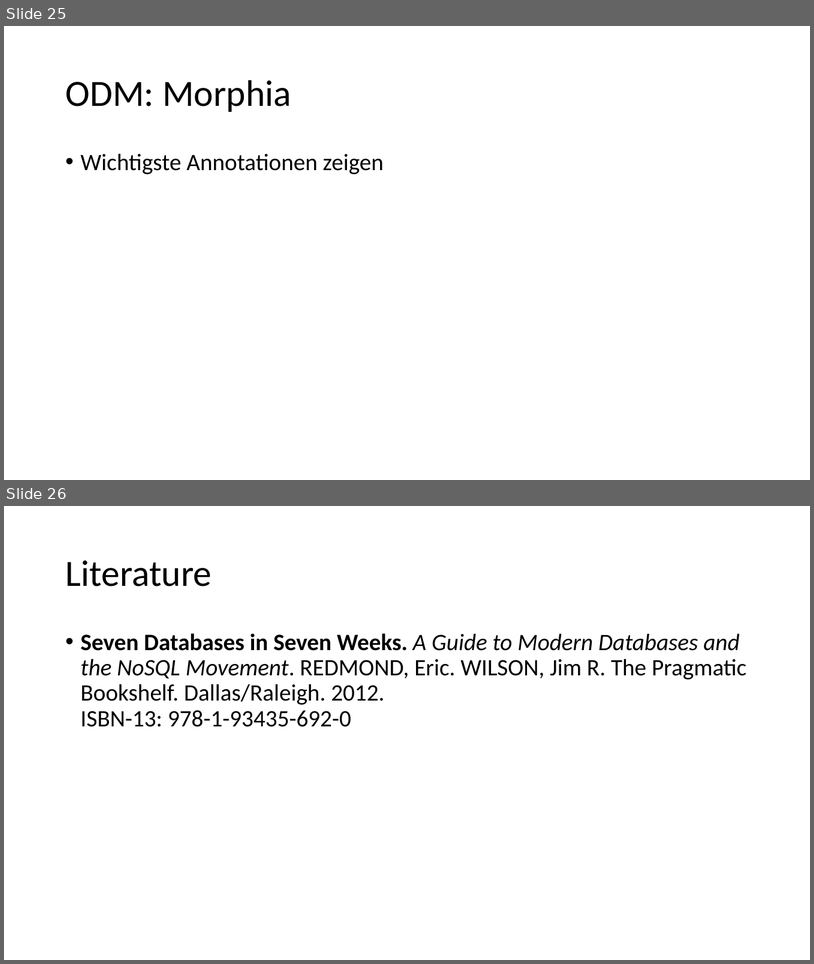
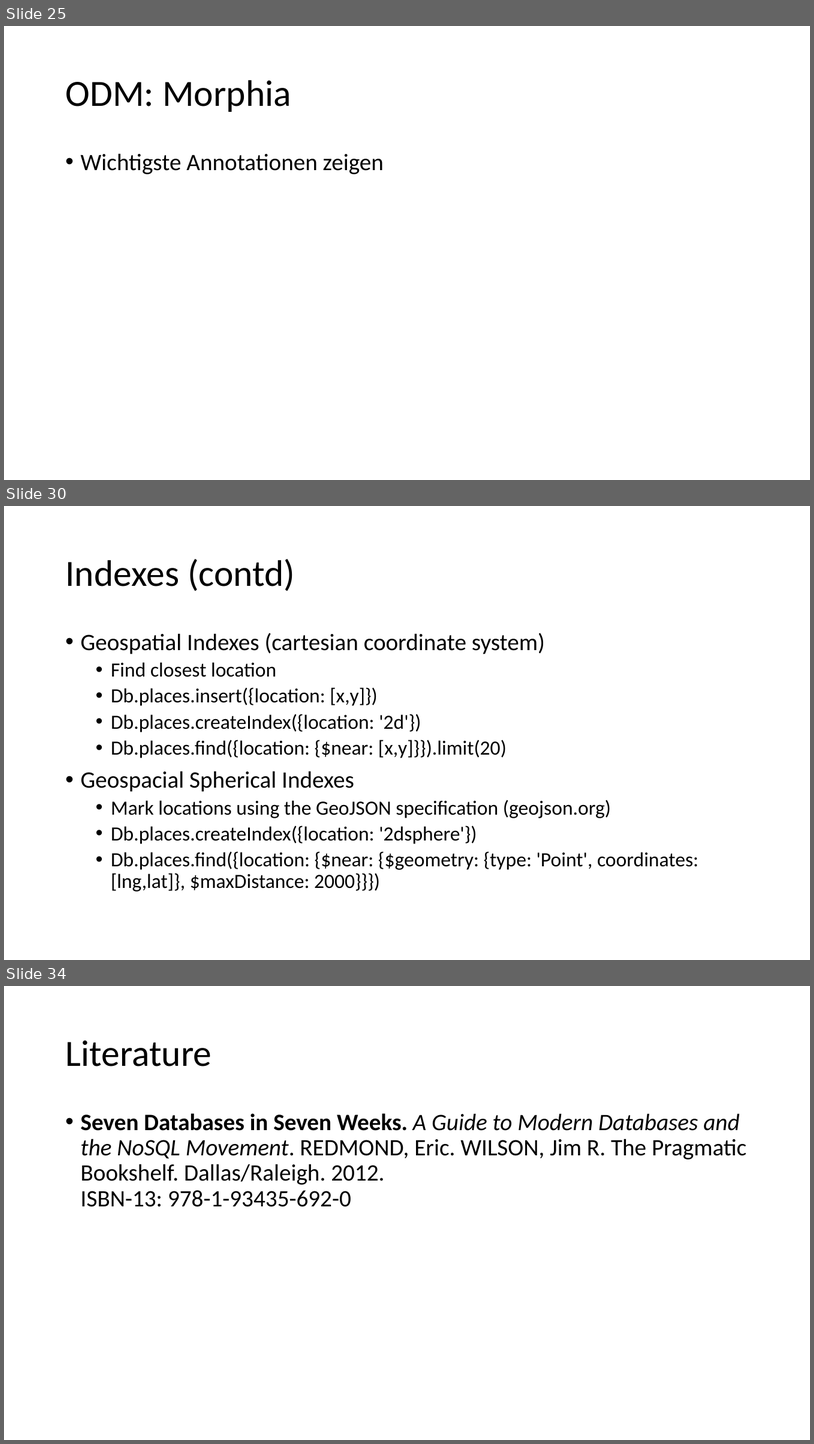
Before and after one commit to tiefenauer/m101j, a slide deck: m101j.pptx. Shown one above the other, each under a label of ours: slides 25 and 26 before the commit, slides 25, 30 and 34 after it; the slides between them are not shown. The pictures are 814x964 and 814x1444 pixels, drawn with LibreOffice and Linux fonts; fonts in the diff are those of the drawing. Boxes give left, top, right and bottom in pixels: in the first picture for what was removed or moved away, otherwise in the second. Text is boxed around its words. In the diff, an @@ line names an element or a change of style, - is before the commit and + after.

```diff
--- a/m101j.pptx
+++ b/m101j.pptx
@@ slide 30 added at (4, 506, 810, 960), background #FFFFFF @@
@@ title added at (65, 559, 295, 591), 44 pt, text #000000 @@
+Indexes (contd)
@@ text added at (81, 633, 699, 891), 24 pt, text #000000 @@
+• Geospatial Indexes (cartesian coordinate system)
+  • Find closest location
+  • Db.places.insert({location: [x,y]})
+  • Db.places.createIndex({location: '2d'})
+  • Db.places.find({location: {$near: [x,y]}}).limit(20)
+• Geospacial Spherical Indexes
+  • Mark locations using the GeoJSON specification (geojson.org)
+  • Db.places.createIndex({location: '2dsphere'})
+  • Db.places.find({location: {$near: {$geometry: {type: 'Point', coordinates: [lng,lat]}, $maxDistance: 2000}}})
@@ what was slide 26 is now slide 34 @@
```
Also in this commit, not shown: 1 slide changed, 7 other slides added.
